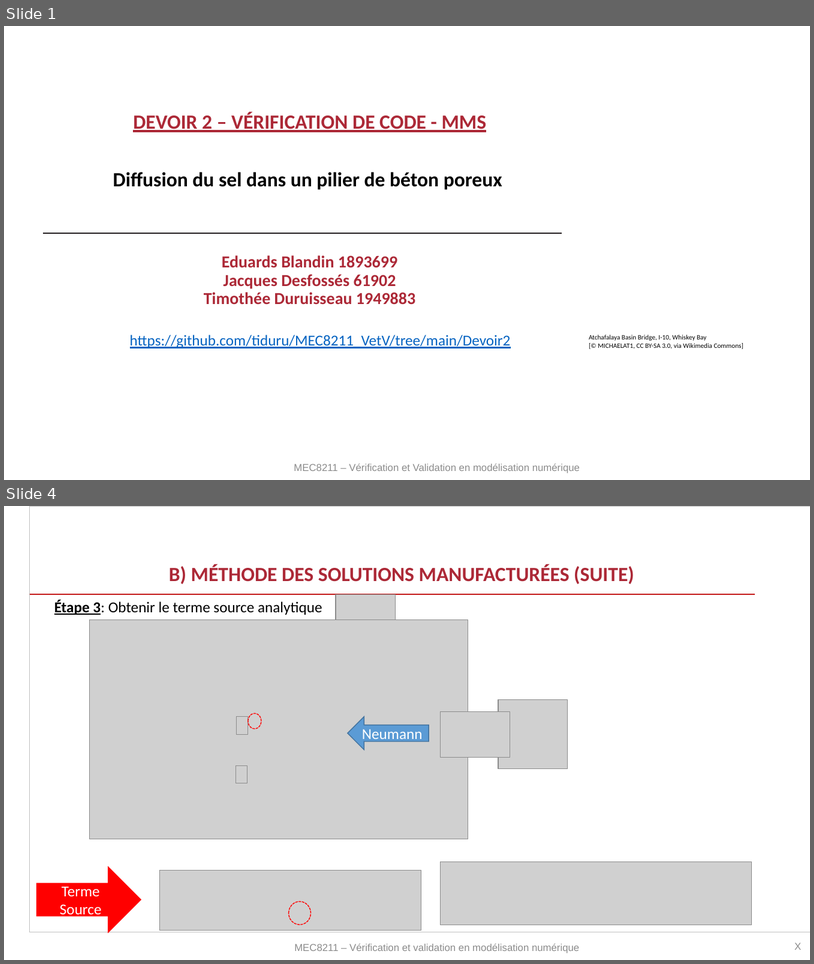
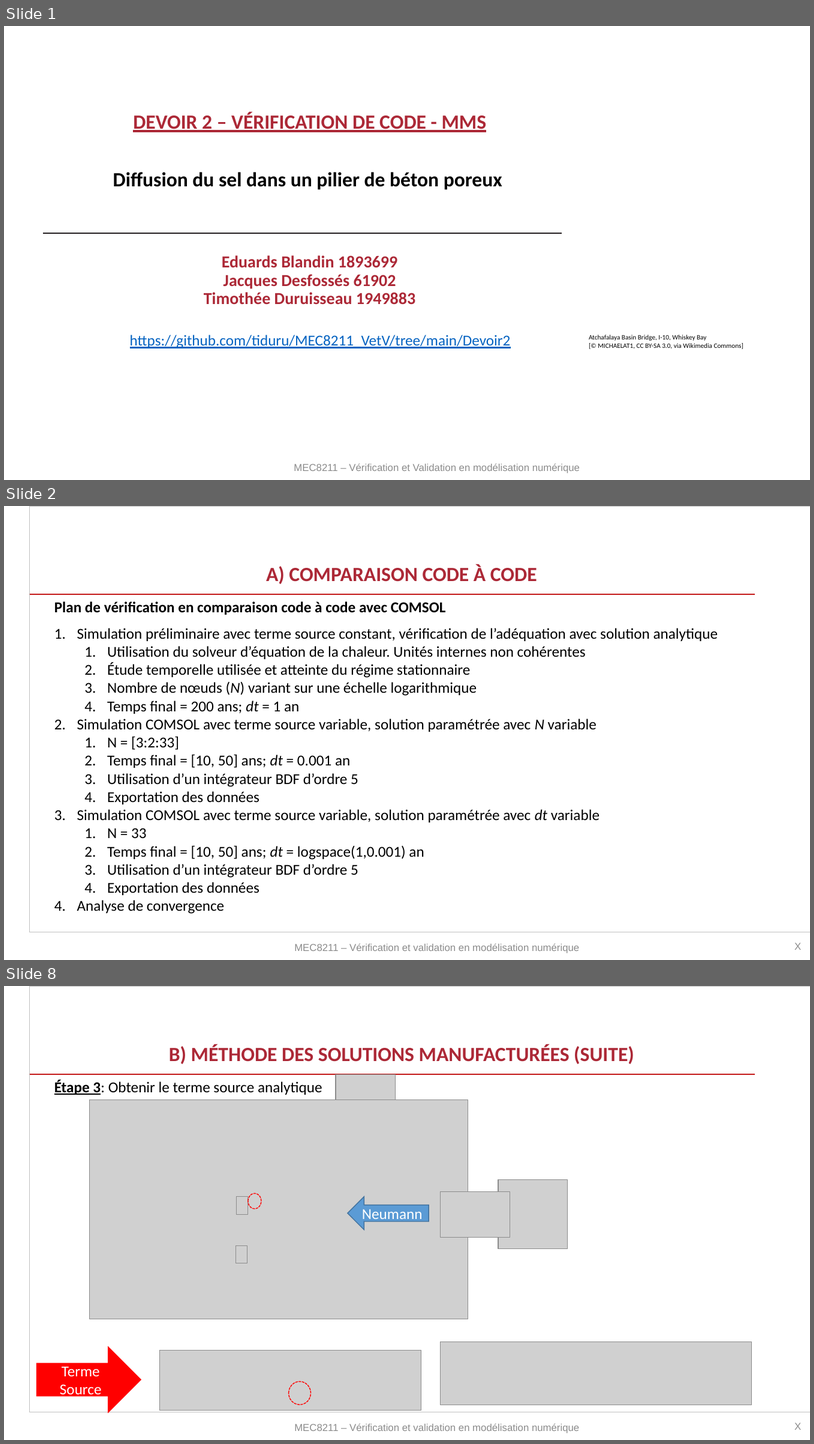
Before and after one commit to tiduru/MEC8211_VetV, a slide deck: Devoir2/MEC8211_Devoir2.pptx. Shown one above the other, each under a label of ours: slides 1 and 4 before the commit, slides 1, 2 and 8 after it; the slides between them are not shown. The pictures are 814x964 and 814x1444 pixels, drawn with LibreOffice and Linux fonts; fonts in the diff are those of the drawing; grey boxes stand for pictures; background and template pictures are left out. Boxes give left, top, right and bottom in pixels: in the first picture for what was removed or moved away, otherwise in the second. Text is boxed around its words. In the diff, an @@ line names an element or a change of style, - is before the commit and + after.

```diff
--- a/Devoir2/MEC8211_Devoir2.pptx
+++ b/Devoir2/MEC8211_Devoir2.pptx
@@ slide 2 added at (x1=4, y1=506, x2=810, y2=960), background #FFFFFF; not listed: 1 template element that a slide beside it also shows @@
@@ title added at (x1=266, y1=564, x2=537, y2=584), 24 pt, text #AC2836, bold @@
+A) COMPARAISON CODE À CODE
@@ line added from (29, 594) to (755, 594), #C41A1A 1 pt @@
@@ text added at (x1=54, y1=601, x2=446, y2=615), 18 pt, text #000000, bold @@
+Plan de vérification en comparaison code à code avec COMSOL
@@ text added at (x1=77, y1=628, x2=719, y2=913), 18 pt, text #000000 @@
+1. Simulation préliminaire avec terme source constant, vérification de l’adéquation avec solution analytique
+  1. Utilisation du solveur d’équation de la chaleur. Unités internes non cohérentes
+  2. Étude temporelle utilisée et atteinte du régime stationnaire
+  3. Nombre de nœuds (N) variant sur une échelle logarithmique
+  4. Temps final = 200 ans; dt = 1 an
+2. Simulation COMSOL avec terme source variable, solution paramétrée avec N variable
+  1. N = [3:2:33]
+  2. Temps final = [10, 50] ans; dt = 0.001 an
+  3. Utilisation d’un intégrateur BDF d’ordre 5
+  4. Exportation des données
+3. Simulation COMSOL avec terme source variable, solution paramétrée avec dt variable
+  1. N = 33
+  2. Temps final = [10, 50] ans; dt = logspace(1,0.001) an
+  3. Utilisation d’un intégrateur BDF d’ordre 5
+  4. Exportation des données
+4. Analyse de convergence
@@ text added at (x1=294, y1=943, x2=579, y2=953), 12 pt, text #8C8C8C @@
+MEC8211 – Vérification et validation en modélisation numérique
@@ text added at (x1=795, y1=942, x2=801, y2=949), 12 pt, text #8C8C8C @@
+X
@@ what was slide 4 is now slide 8 @@
```
Also in this commit, not shown: 2 slides changed, 3 other slides added, 5 other files.
